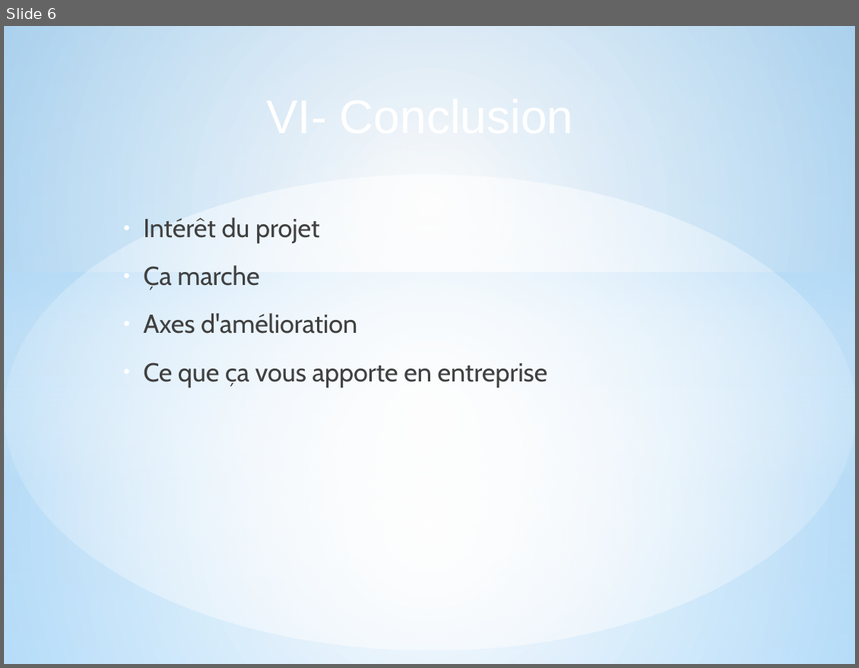
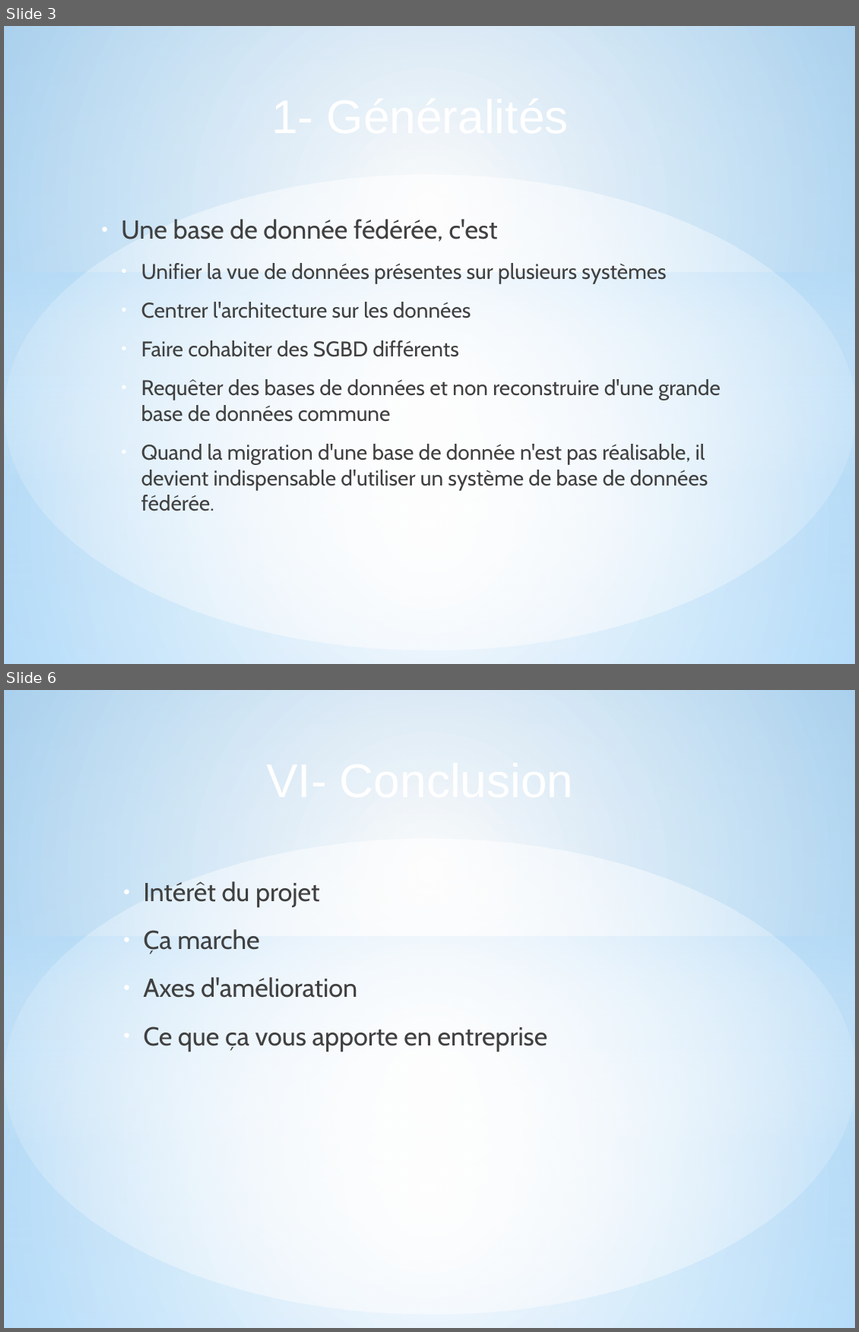
Before and after one commit to sizo0/BDAProject, a slide deck: Documents/Presentation/Présentation1.odp. Shown one above the other, each under a label of ours: slide 6 before the commit, slides 3 and 6 after it; the slides between them are not shown. The pictures are 859x668 and 859x1332 pixels, drawn with LibreOffice and Linux fonts; fonts in the diff are those of the drawing. Boxes give left, top, right and bottom in pixels: in the first picture for what was removed or moved away, otherwise in the second. Text is boxed around its words. In the diff, an @@ line names an element or a change of style, - is before the commit and + after.

Commit message:
odt generalites bibliographie architecture

```diff
--- a/Documents/Presentation/Présentation1.odp
+++ b/Documents/Presentation/Présentation1.odp
@@ slide 3 added at (4,26,855,664), background gradient #000000 to #FFFFFF; not listed: 8 template elements that a slide beside it also shows @@
@@ text added at (121,219,721,512), 18 pt, text #404040 @@
+● Une base de donnée fédérée, c'est
+  ● Unifier la vue de données présentes sur plusieurs systèmes
+  ● Centrer l'architecture sur les données
+  ● Faire cohabiter des SGBD différents
+  ● Requêter des bases de données et non reconstruire d'une grande base de données commune
+  ● Quand la migration d'une base de donnée n'est pas réalisable, il devient indispensable d'utiliser un système de base de données fédérée.
```
Also in this commit, not shown: 2 slides changed, 3 other slides added, 3 slides removed, 4 other files.
